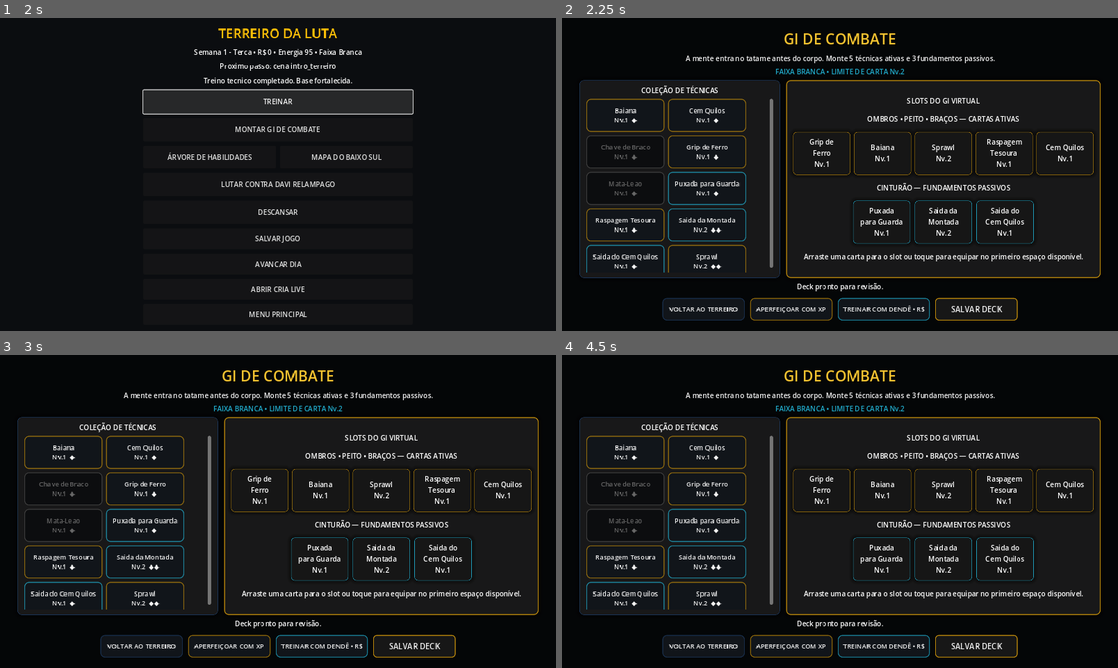
Above: before the commit, frames 1-4 (two rows, left to right).
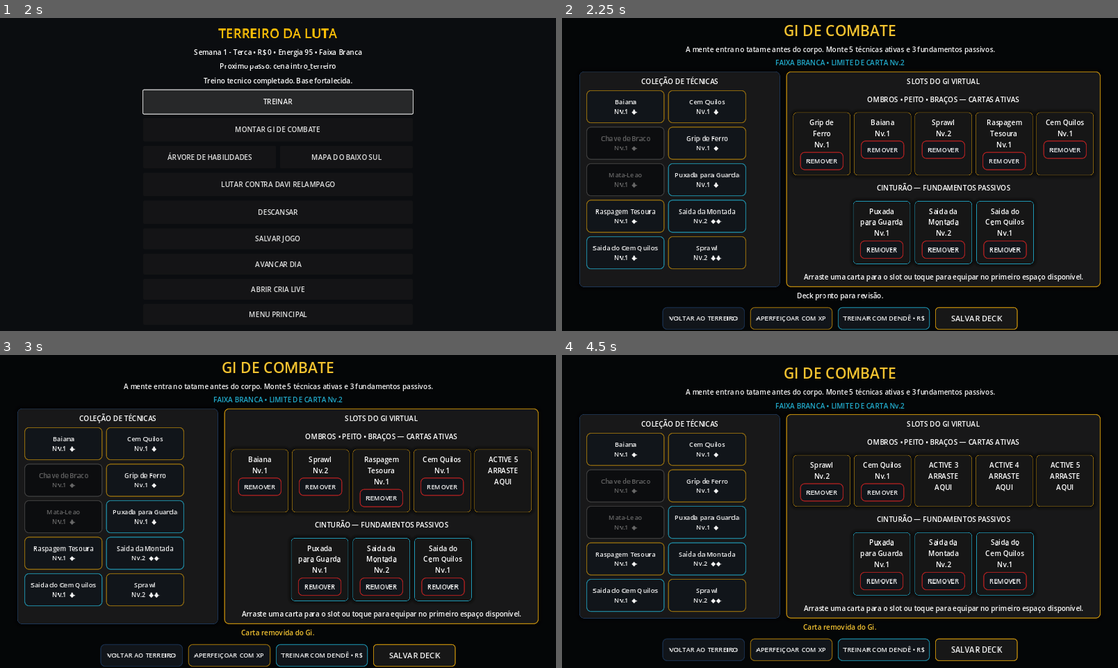
Above: after the commit, the same moments.

Repository: ringuemkt-rgb/cria-do-tatame
Game: Godot game, scene res://scenes/main_menu/MainMenu.tscn
Two runs of this game, one before a commit and one after it. Both use one fixed random seed, a clock stepped at 60 frames per second and the inputs below.
Inputs (mouse positions are in pixels of both pictures, inside the frame that each line leads up to):
- Up to frame 1 (2 s): click "NOVO JOGO" at 0.5 s; click "TREINAR" at 1.25 s
- Up to frame 2 (2.25 s): click "MONTAR GI DE COMBATE" at 2 s
- Up to frame 3 (3 s): click (261, 498) at 2.75 s, where only the run after the commit has a clickable "REMOVER"
- Up to frame 4 (4.5 s): click (823, 486) at 3.5 s, where only the run after the commit has a clickable "REMOVER"; click (884, 498) at 4.25 s, where only the run after the commit has a clickable "REMOVER"

Frame 1 is identical in both runs. In frame 2, 13% of the frame differs, in the area x 3-97%, y 2-100%; in frame 3, 13%; in frame 4, 14%, in the area x 3-97%, y 4-98%.

Commit message:
feat(deck): add explicit touchscreen remove controls to equipped slots

Diff:
--- a/scenes/ui/DeckBuilder.gd
+++ b/scenes/ui/DeckBuilder.gd
@@ -70,7 +70,17 @@
 		else:
 			label.text = "%s %d\nARRASTE AQUI" % [kind.to_upper(), index + 1]
 		label.mouse_filter = Control.MOUSE_FILTER_IGNORE
-		slot.add_child(label)
+		var slot_content := VBoxContainer.new()
+		slot_content.add_theme_constant_override("separation", 4)
+		slot_content.add_child(label)
+		if index < equipped.size():
+			var remove_btn := Button.new()
+			remove_btn.text = "REMOVER"
+			remove_btn.custom_minimum_size = Vector2(0, 32)
+			VisualTheme.apply_action_button(remove_btn, VisualTheme.CONFLICT)
+			remove_btn.pressed.connect(_on_remove_slot.bind(kind, index))
+			slot_content.add_child(remove_btn)
+		slot.add_child(slot_content)
 		slot.connect("card_dropped", _on_card_dropped)
 		slot.connect("remove_requested", _on_remove_slot)
 		container.add_child(slot)
